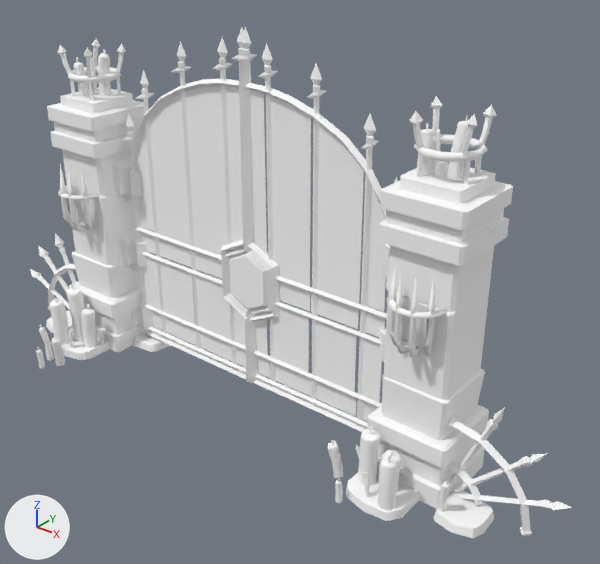
The Blender file Section 6/Animation basics/gate.blend: old version first, new version second.
The view is the same before and after, from a 50 mm camera at (8.17, -7.82, 6.93) aimed at (1.88, 0.04, 2.05). Arrows for +X, +Y and +Z are at lower left; the lights stay in place.

Names of what the first picture shows: 'gate', 'metal', 'metal.001', 'transp', 'transp.001'.
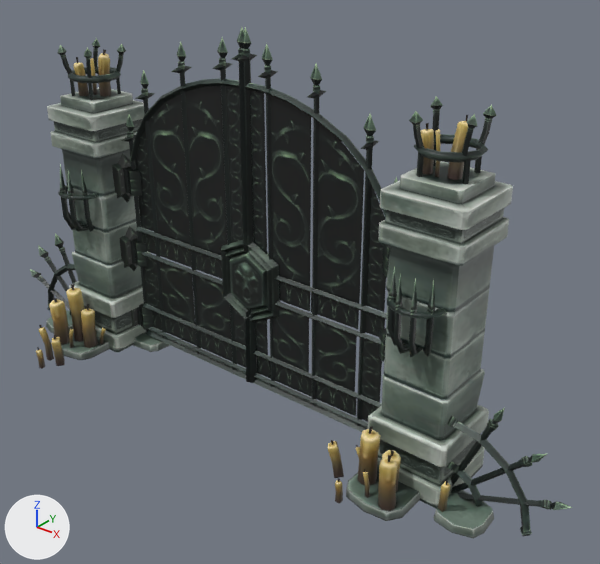
Where the change shows, as pixel boxes (x1, y1, x2, y2) in the pictures (600 x 564 px):
```json
{"object": "gate", "change": "surface changed", "before": [30, 38, 572, 538], "after": [30, 38, 572, 538], "on screen": "white to grey"}
{"object": "transp.001", "change": "surface changed", "before": [250, 90, 386, 422], "after": [250, 90, 386, 422], "on screen": "grey to black"}
{"object": "transp", "change": "surface changed", "before": [135, 86, 246, 367], "after": [135, 86, 246, 367], "on screen": "grey to black"}
{"object": "metal.001", "change": "surface changed", "before": [237, 27, 398, 432], "after": [237, 27, 398, 432], "on screen": "white to grey"}
{"object": "metal", "change": "surface changed", "before": [121, 27, 268, 383], "after": [121, 27, 268, 383], "on screen": "white to black"}
```

The change, as JSON lines over the scene's bpy script:
```json
{"op": "add", "block": "img_cemetery_set_atlas_2048_jpg", "code": ["img_cemetery_set_atlas_2048_jpg = load_image('cemetery_set_atlas_2048.jpg', 'cemetery_set_atlas_2048.jpg', 2048, 2048, 'sRGB')"]}
{"op": "remove", "block": "mat_cemetery_set_atlas_001", "code": "mat_cemetery_set_atlas_001.base_color = (1.0, 1.0, 1.0)  # white #ffffff"}
{"op": "set", "path": "mat_cemetery_set_atlas_001", "old": "diffuse_material('cemetery_set_atlas.001')", "new": "principled_material('cemetery_set_atlas.001')"}
{"op": "add", "block": "mat_cemetery_set_atlas_001", "code": "mat_cemetery_set_atlas_001.texture = img_cemetery_set_atlas_2048_jpg"}
```
